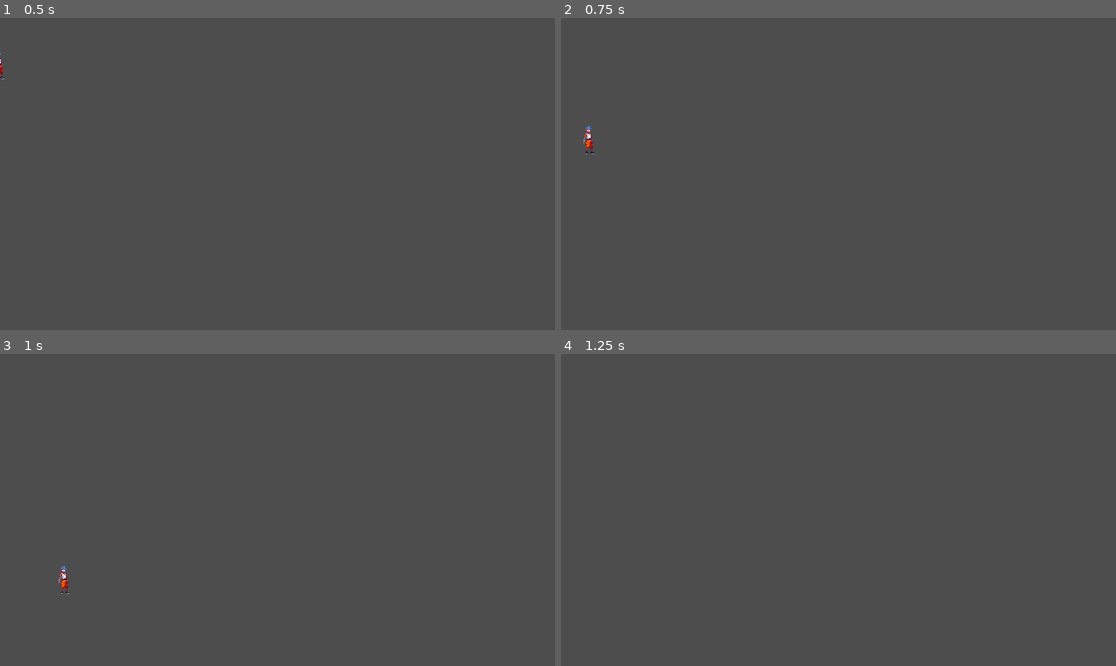
Above: before the commit, frames 1-4 (two rows, left to right).
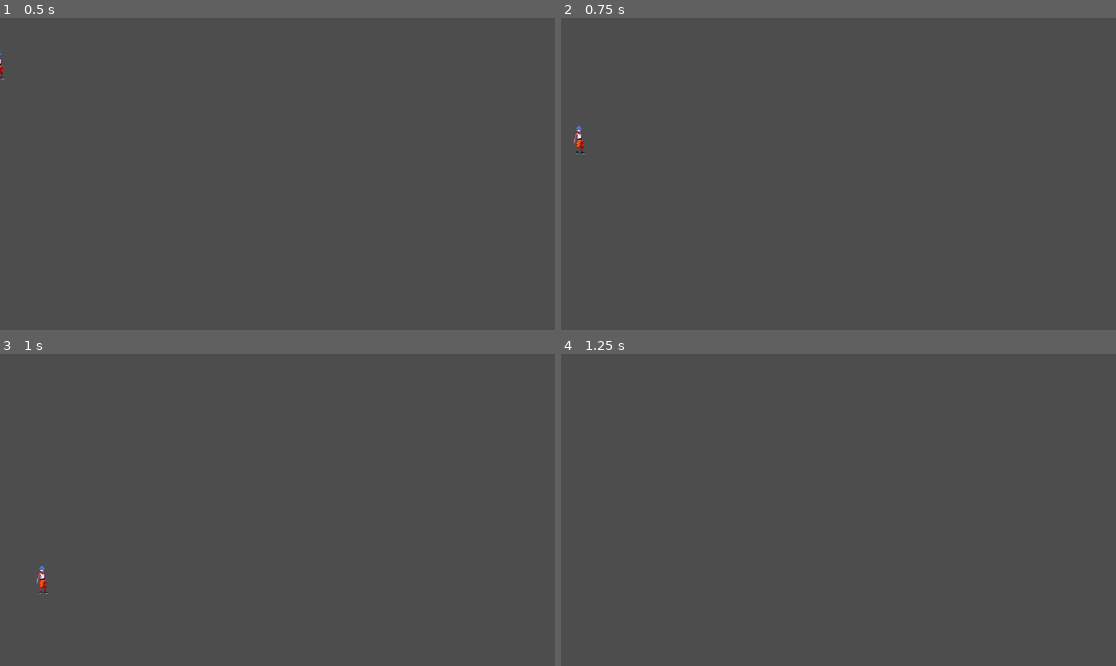
Above: after the commit, the same moments.

Repository: ikostan/2d_platformer_tutorial
Game: Godot game, scene res://scenes/player/player.tscn
Two runs of this game, one before a commit and one after it. Both use one fixed random seed, a clock stepped at 60 frames per second and the inputs below. Before the commit the project has no main scene; this scene is started directly in both runs.
Inputs:
- Up to frame 1 (0.5 s): no input
- Up to frame 2 (0.75 s): tap Enter at 0.5 s; hold Right (ui_right) from 0.53 s (still down)
- Up to frame 3 (1 s): keep holding Right (ui_right)
- Up to frame 4 (1.25 s): keep holding Right (ui_right)

Frame 1 is identical in both runs. In frame 2, 0.2% of the frame differs, in the area x 2-7%, y 34-44%; in frame 3, 0.2%, in the area x 6-13%, y 67-77%; in frame 4, nothing differs.

Commit message:
Remove constants

Diff:
--- a/project.godot
+++ b/project.godot
@@ -11,6 +11,7 @@
 [application]
 
 config/name="2d_platformer_tutorial"
+run/main_scene="res://scenes/player/player.tscn"
 config/features=PackedStringArray("4.3", "Forward Plus")
 config/icon="res://icon.svg"
 
--- a/scripts/player/player.gd
+++ b/scripts/player/player.gd
@@ -3,9 +3,6 @@
 
 @export var speed: float = 200.0
 @export var gravity: float = 980.0
-
-const SPEED = 300.0
-const JUMP_VELOCITY = -400.0
 
 
 func _physics_process(delta: float) -> void:
@@ -18,8 +15,8 @@
 	# As good practice, you should replace UI actions with custom gameplay actions.
 	var direction: float = Input.get_axis("ui_left", "ui_right")
 	if direction:
-		velocity.x = direction * SPEED
+		velocity.x = direction * speed
 	else:
-		velocity.x = move_toward(velocity.x, 0, SPEED)
+		velocity.x = move_toward(velocity.x, 0, speed)
 
 	move_and_slide()
